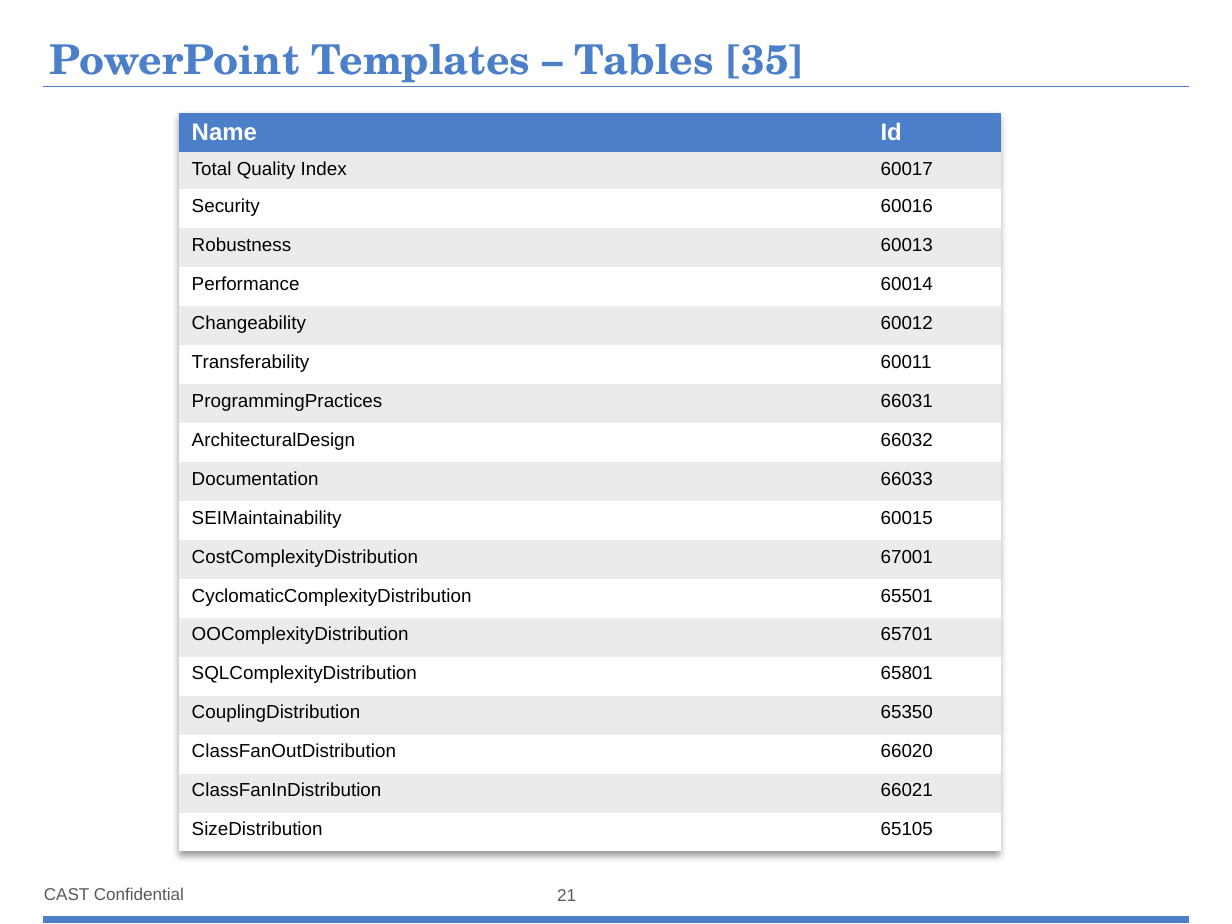
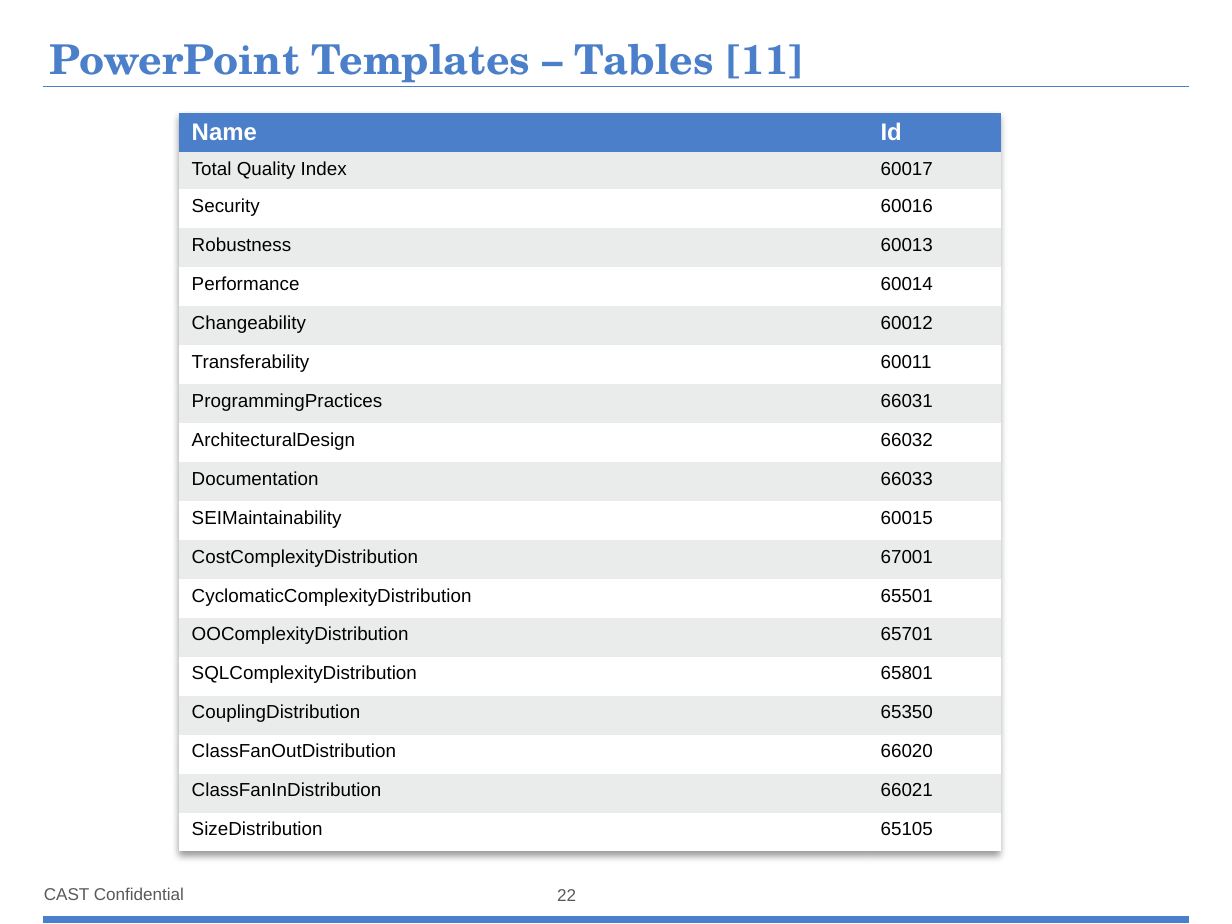
Before and after one commit to CAST-projects/ReportGenerator, a slide deck: slide 22 of CastReporting.Reporting/PortfolioTemplatesFiles/1- Portfolio-Powerpoint-components-library.pptx (slide 21 before the commit). Drawn at 1232x924 pixels with LibreOffice and Linux fonts; fonts in the diff are those of the drawing; background and template pictures are left out. Boxes give left, top, right and bottom in pixels: in the first picture for what was removed or moved away, otherwise in the second. Text is boxed around its words. In the diff, an @@ line names an element or a change of style, - is before the commit and + after.

Commit message:
REPORTGEN-39 : update portfolio templates
Update portfolio templates with new components

```diff
--- a/CastReporting.Reporting/PortfolioTemplatesFiles/1- Portfolio-Powerpoint-components-library.pptx
+++ b/CastReporting.Reporting/PortfolioTemplatesFiles/1- Portfolio-Powerpoint-components-library.pptx
@@ title at (x1=49, y1=44, x2=804, y2=87): text changed @@
-PowerPoint Templates – Tables [35]
+PowerPoint Templates – Tables [11]
@@ page number at (x1=557, y1=889, x2=576, y2=901): text changed @@
-21
+22
```
Also in this commit, not shown: 1 other slide changed, 1 slide added, 1 other file.
